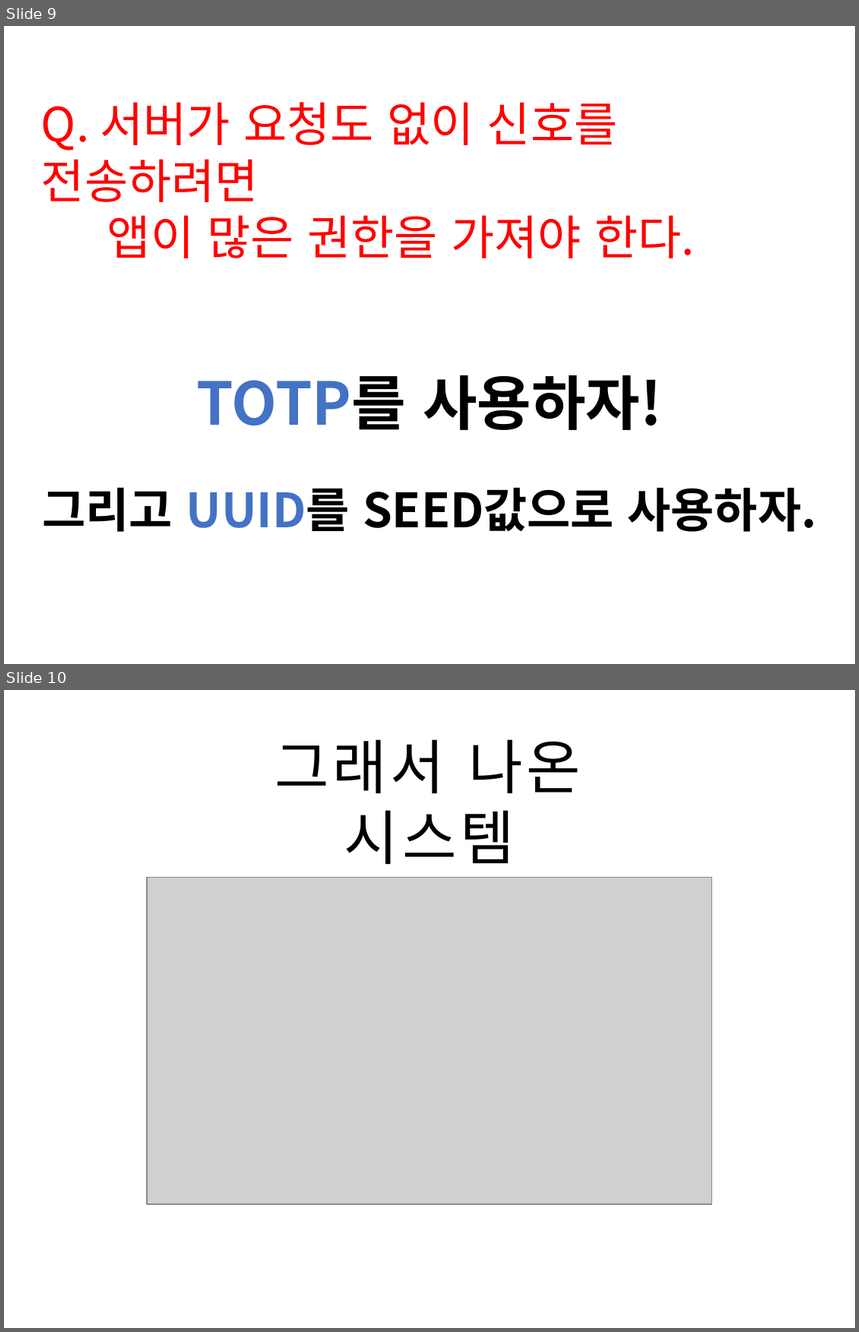
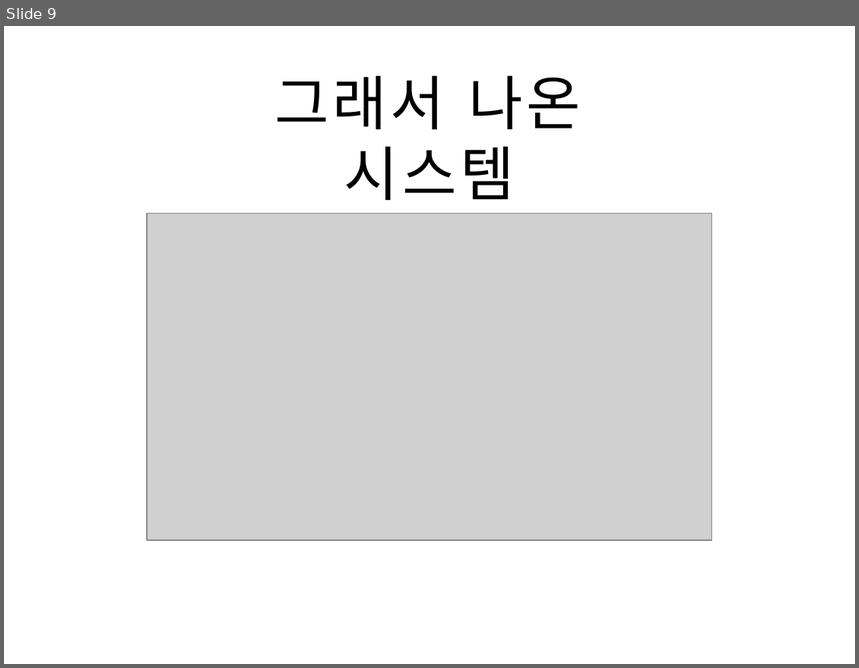
Before and after one commit to osamhack2020/IoT_KookMoBan_PonJohmNaimann, a slide deck: PPT/showdown.ppsx. Shown one above the other, each under a label of ours: slides 9 and 10 before the commit, slide 9 after it. The pictures are 859x1332 and 859x668 pixels, drawn with LibreOffice and Linux fonts; fonts in the diff are those of the drawing; grey boxes stand for pictures. Boxes give left, top, right and bottom in pixels: in the first picture for what was removed or moved away, otherwise in the second. Text is boxed around its words. In the diff, an @@ line names an element or a change of style, - is before the commit and + after.

```diff
--- a/PPT/showdown.ppsx
+++ b/PPT/showdown.ppsx
@@ slide 9 removed at (4,26,855,664), background #FFFFFF @@
@@ text removed at (41,102,695,259) @@
-Q. 서버가 요청도 없이 신호를 전송하려면
-앱이 많은 권한을 가져야 한다.
@@ text removed at (196,376,662,430) @@
-TOTP를 사용하자!
@@ text removed at (43,487,817,532) @@
-그리고 UUID를 SEED값으로 사용하자.
@@ what was slide 10 is now slide 9 @@
```
Also in this commit, not shown: 1 slide changed, 1 slide added, 1 other slide removed.
